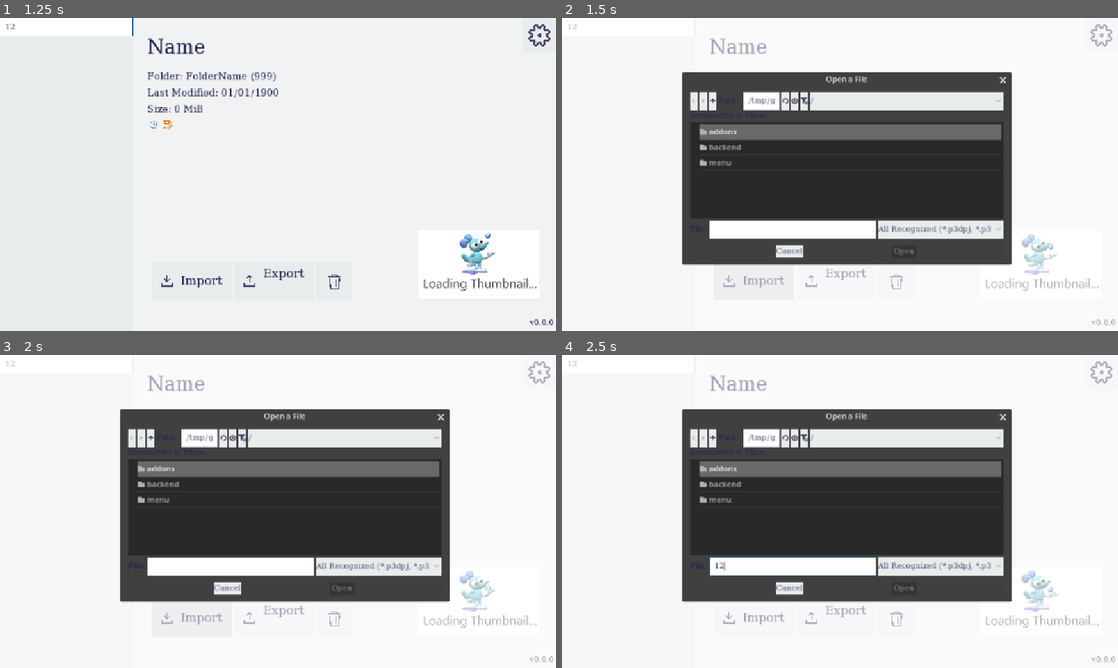
Above: before the commit, frames 1-4 (two rows, left to right).
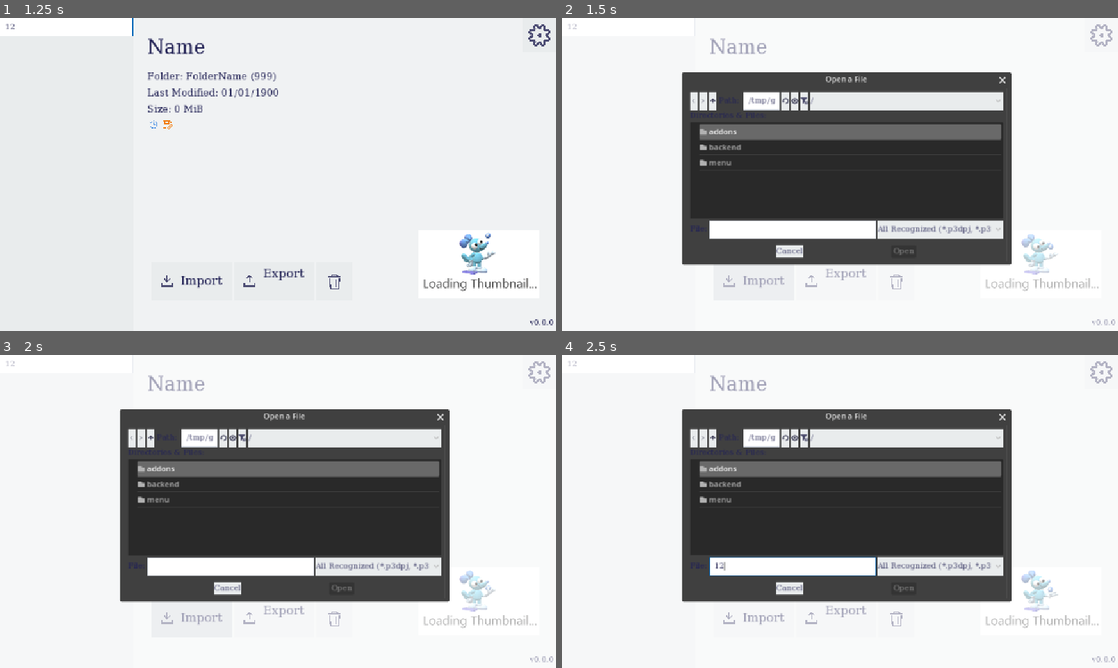
Above: after the commit, the same moments.

Repository: silkycell/Paint-3D-Project-Manager
Game: Godot game, scene res://menu/projects/projects_menu.tscn
The game is run twice, just before and just after one commit, with the same random seed, the same clock (stepped at 60 frames per second) and the same inputs.
Inputs (mouse positions are in pixels of both pictures, inside the frame that each line leads up to):
- Up to frame 1 (1.25 s): click (66, 27) at 0.52 s; type "12" at 0.6 s
- Up to frame 2 (1.5 s): click (751, 280) at 1.25 s
- Up to frame 3 (2 s): no input
- Up to frame 4 (2.5 s): click (789, 567) at 2.02 s; type "12" at 2.1 s

Frame 1 is identical in both runs. In frame 2, 0.3% of the frame differs, in the area x 47-81%, y 17-79%; in frame 3, 0.3%; in frame 4, 0.3%.
Error in both runs: Out of bounds get index '0' (on base: 'Array[Project]') (res://backend/global_signal_handler.gd:3)

Commit message:
make search ignore case

Diff:
--- a/menu/projects/search_bar.gd
+++ b/menu/projects/search_bar.gd
@@ -13,4 +13,4 @@
 		if new_text.is_empty():
 			button.visible = true
 		else:
-			button.visible = button.project.name.contains(new_text.to_lower())
+			button.visible = button.project.name.containsn(new_text)
